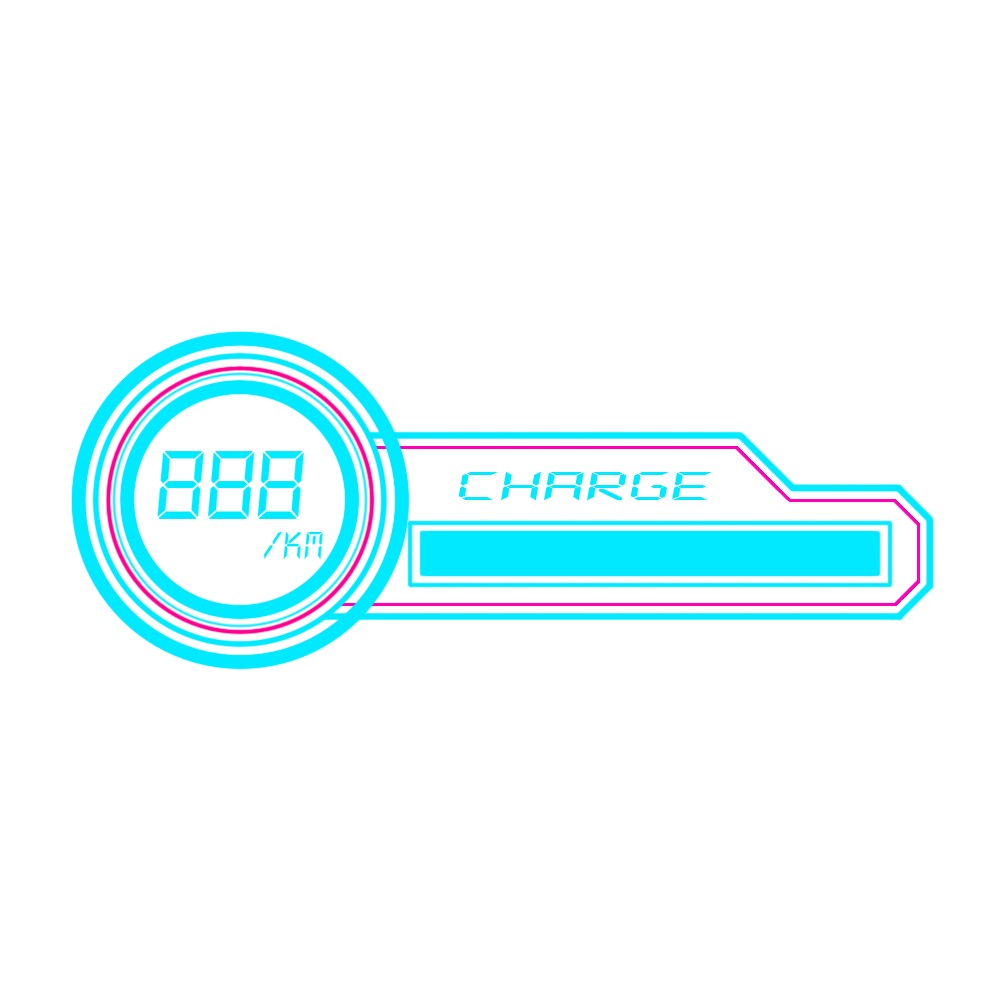
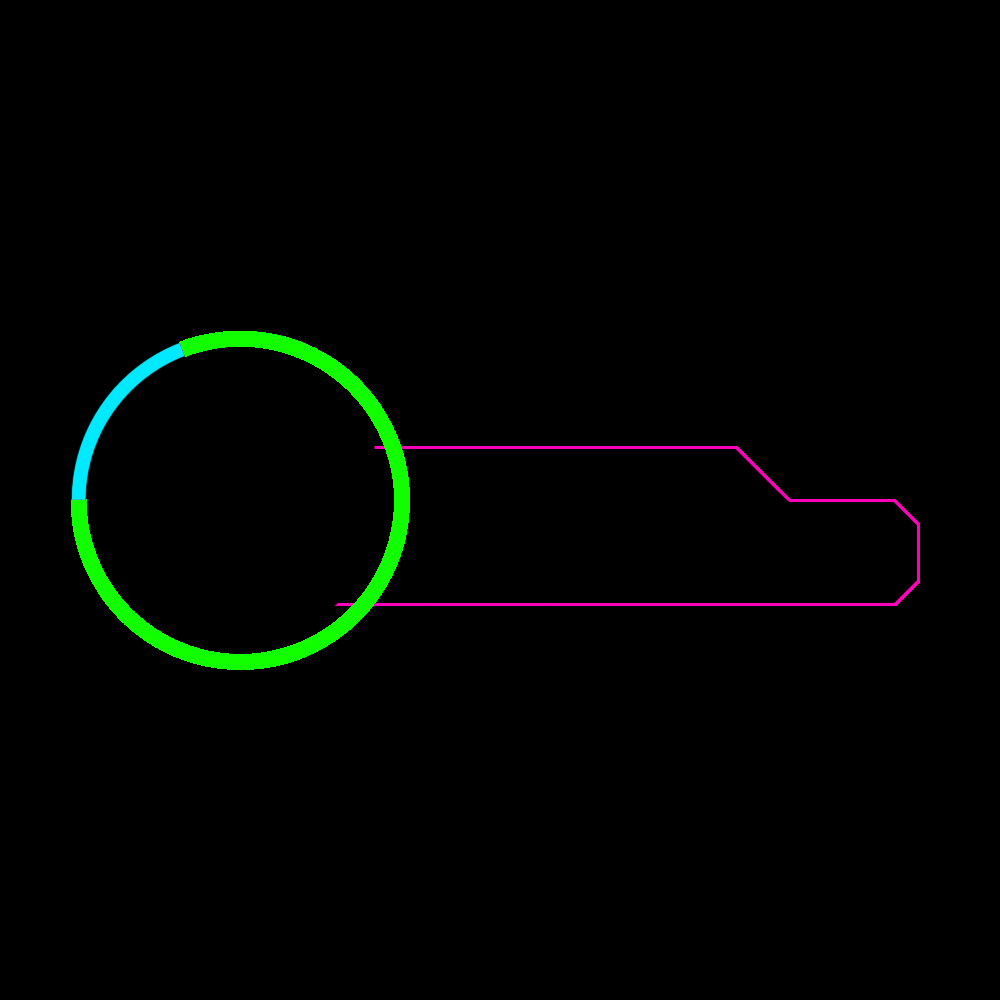
The second 1000x1000 image is a revision of the first. Changes to its layers:
painted on "レイヤー 4" over [left=71, top=331, right=410, bottom=670]
hid "レイヤー 3", painted on it over [left=119, top=379, right=360, bottom=620]
hid "レイヤー 2", painted on it over [left=111, top=371, right=369, bottom=629]
hid "レイヤー 1", painted on it over [left=105, top=365, right=375, bottom=635]
hid "〇" over [left=92, top=352, right=388, bottom=648]
hid "太枠" over [left=321, top=431, right=934, bottom=621]
hid "ゲージ枠" over [left=407, top=520, right=893, bottom=588]
hid "ゲージ中身" over [left=419, top=530, right=881, bottom=577]
hid "888" over [left=157, top=451, right=304, bottom=519]
hid "/km" over [left=264, top=532, right=323, bottom=559]
hid "CHARGE" over [left=166, top=390, right=712, bottom=501]
showed "背景" over [left=0, top=0, right=1000, bottom=1000]
